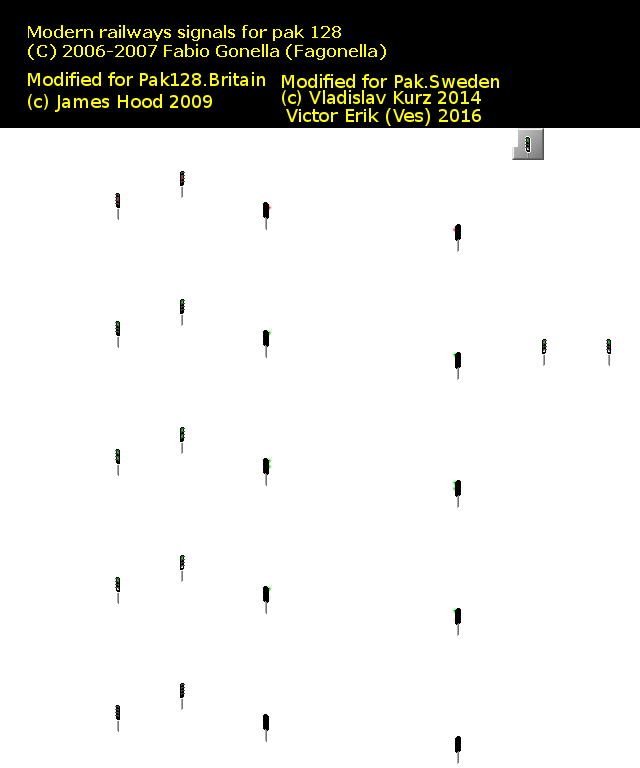
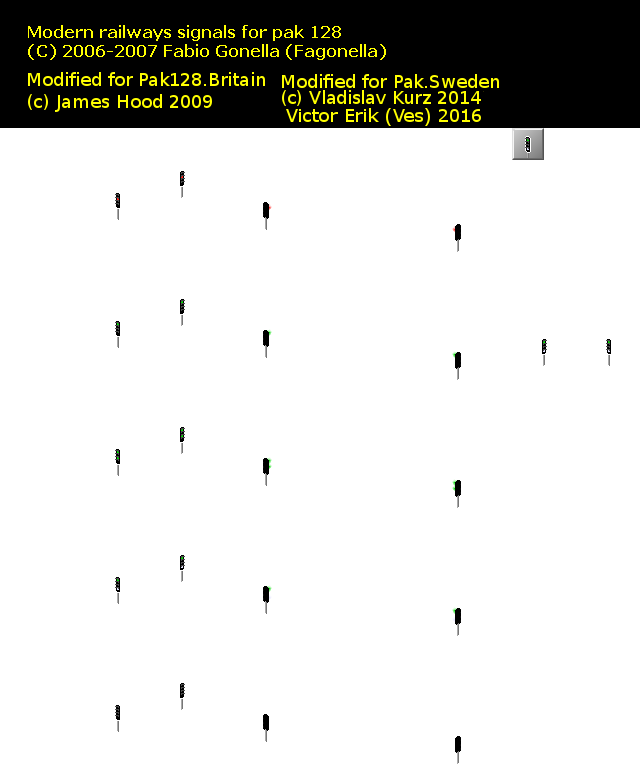
Layered file, before and after one edit (w=640, h=768). Changes by layer:
painted on "signals_1" over (x1=512, y1=128, x2=518, y2=147)
added layer "Knapp" above "Bakgrund" over (x1=512, y1=128, x2=518, y2=147)
